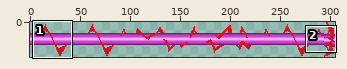
Pixel-art file, stored at Assets/Assets/NavigatingHalls/NHSprites/Beam.aseprite. The first picture is a wide view before the edit; the outline marks the close-up.
Close-up. Earlier state:
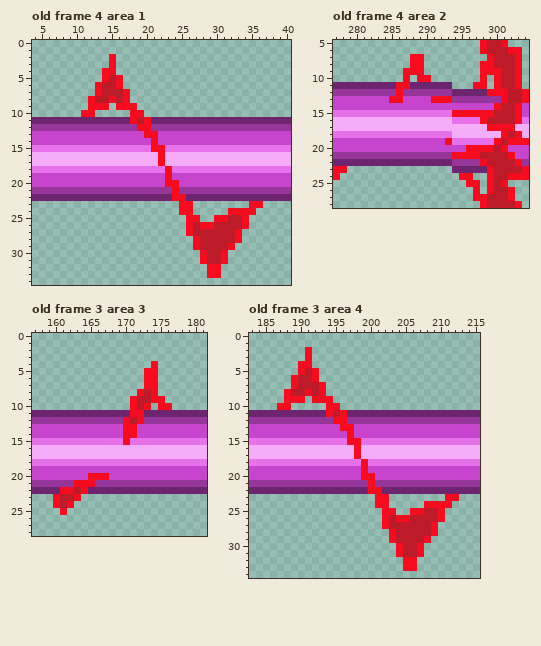
305x35 pixels, 4 frames. Shown: old frame 4 area 1: x 4..40, y 0..34; old frame 4 area 2: x 277..304, y 5..28; old frame 3 area 3: x 157..181, y 0..28; old frame 3 area 4: x 183..215, y 0..34. The commit also changed other frames or places, which this record leaves out.
The result:
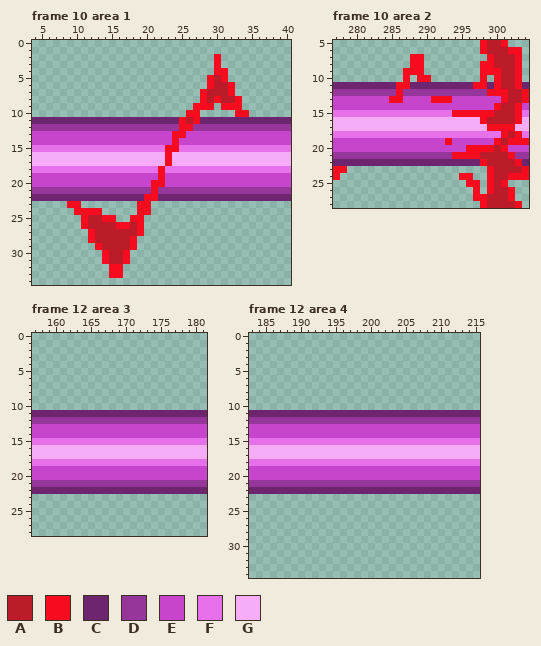
Palette (. is transparent): A #bc1b29  B #f70b1f  C #6d2570  D #96369a  E #c744cd  F #e671eb  G #f6adf9
A new or re-ordered frame is compared with the old frame closest to it.
Changes in this commit:
frames 4 -> 15
Changed rows in their new state; - is an unchanged pixel.
Frame 10 area 1 against old frame 4, layer "Layer 2":
first column x 9:
 2 ------.--------------B------
 3 ------.--------------B------
 4 -----..--------------BB-----
 5 -----...------------BAB-----
 6 ----....------------BAAB----
 7 ----.....----------BAAAB----
 8 ---......----------BABAAB---
 9 ---...-...--------BBB-BBB---
10 --..-----..------BB-----BB--
11 ---------CCC----BAB---------
12 ----------DD----BB----------
13 -----------EE--BB-----------
14 ------------E--B------------
15 ------------FFBB------------
16 -------------GB-------------
17 -------------GB-------------
18 -------------BF-------------
19 -------------BE-------------
20 ------------BBEE------------
21 ------------B--D------------
22 -----------BB--CC-----------
23 BB--------BB----..--------..
24 -BBBB-----BB----..-----....-
25 --BAABB--BB------..--.....--
26 --BAAAABBAB------.........--
27 ---BAAAAAAB------........---
28 ---BAAAAAB--------.......---
29 ----BAAAAB--------......----
30 -----BAAB----------....-----
31 -----BAAB----------....-----
32 ------BB------------..------
33 ------BB------------..------
Frame 10 area 2 against old frame 4, layer "Layer 1":
first column x 294:
11 CCC--C----C
12 DDDDD------
13 EEEEEEE----
15 ----------F
16 GGGG------G
18 FFFFFFF---F
19 EEEEEE-----
21 ---------DD
22 CCCC------C
23 .....------
Frame 12 area 3 is new; against old frame 3, layer "Layer 2":
first column x 170:
 4 ----.--
 5 ---..--
 6 ---..--
 7 ---..--
 8 --...--
 9 -.....-
10 -...-..
11 -CC----
12 DDD----
13 EE-----
14 EE-----
15 F------
first column x 160:
20 -----EEE
21 ---DDD--
22 -CCCC---
23 ....----
24 ...-----
25 -.------
Frame 12 area 4 is new; against old frame 3, layer "Layer 2":
first column x 187:
 2 ----.---------------------
 3 ----.---------------------
 4 ---..---------------------
 5 ---...--------------------
 6 --....--------------------
 7 --.....-------------------
 8 -......-------------------
 9 -...-...------------------
10 ..-----..-----------------
11 -------CCC----------------
12 --------DD----------------
13 ---------EE---------------
14 ----------E---------------
15 ----------FF--------------
16 -----------G--------------
17 -----------G--------------
18 ------------F-------------
19 ------------E-------------
20 ------------EE------------
21 -------------D------------
22 -------------CC-----------
23 --------------..--------..
24 --------------..-----....-
25 ---------------..--.....--
26 ---------------.........--
27 ---------------........---
28 ----------------.......---
29 ----------------......----
30 -----------------....-----
31 -----------------....-----
32 ------------------..------
33 ------------------..------
